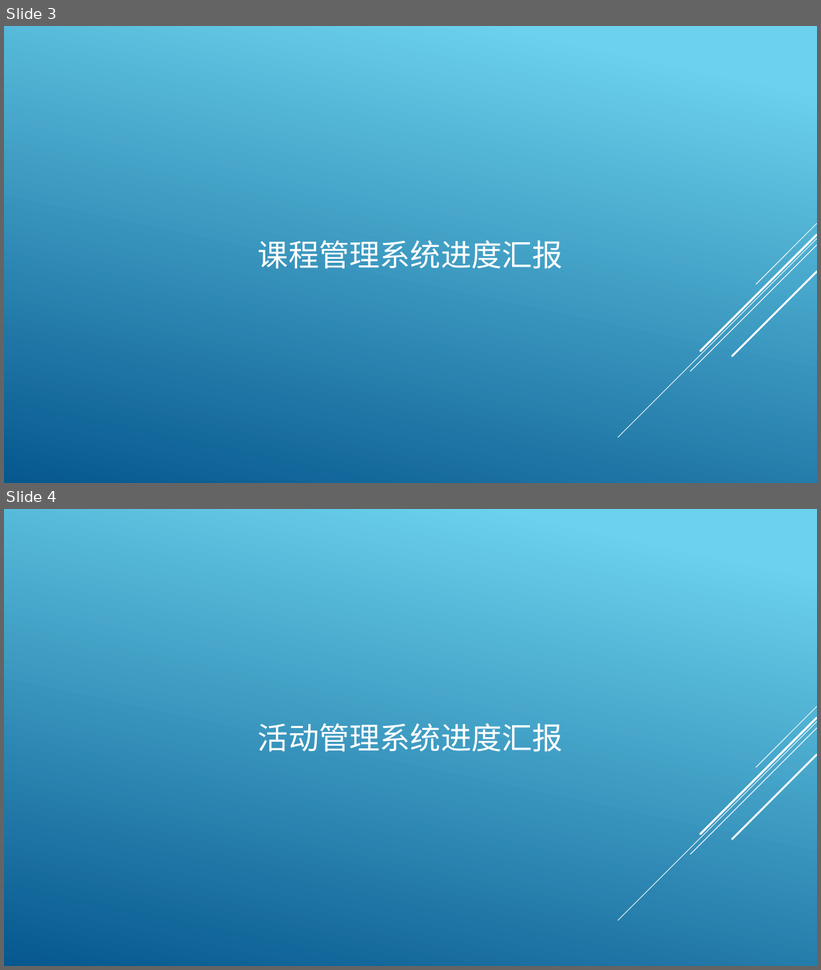
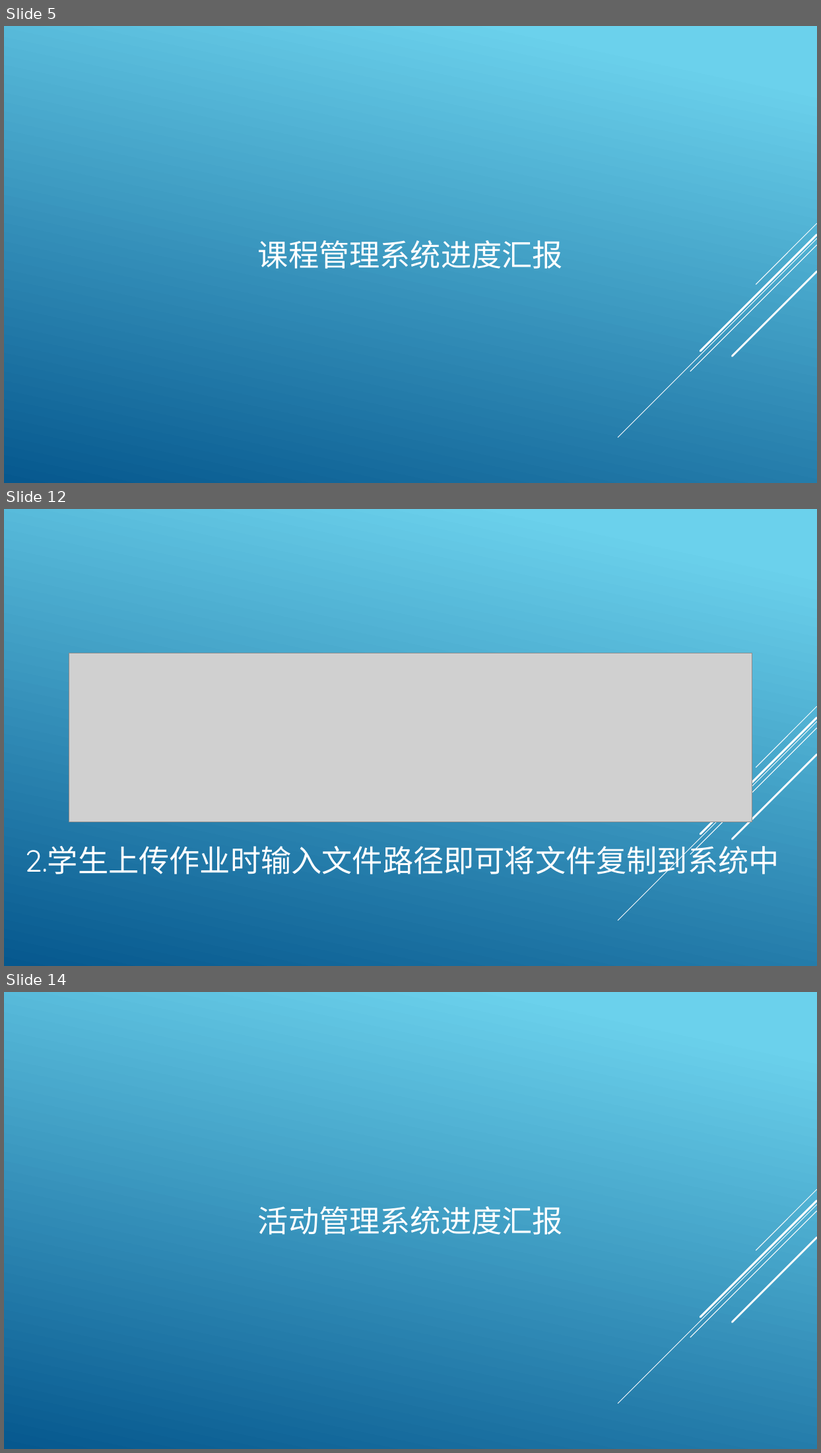
Before and after one commit to archester-250/Course_Auxiliary_System, a slide deck: report/Mid-term check.pptx. Shown one above the other, each under a label of ours: slides 3 and 4 before the commit, slides 5, 12 and 14 after it; the slides between them are not shown. The pictures are 821x970 and 821x1453 pixels, drawn with LibreOffice and Linux fonts; fonts in the diff are those of the drawing; grey boxes stand for pictures. Boxes give left, top, right and bottom in pixels: in the first picture for what was removed or moved away, otherwise in the second. Text is boxed around its words. In the diff, an @@ line names an element or a change of style, - is before the commit and + after.

```diff
--- a/report/Mid-term check.pptx
+++ b/report/Mid-term check.pptx
@@ slide 12 added at [4,509,817,966], background gradient #6ED2EB to #06588E; not listed: 5 template elements that a slide beside it also shows @@
@@ picture added at [69,653,752,822] @@
@@ title added at [24,840,779,880], 36 pt, text #FFFFFF @@
+2.学生上传作业时输入文件路径即可将文件复制到系统中
@@ what was slide 3 is now slide 5 @@
@@ what was slide 4 is now slide 14 @@
```
Also in this commit, not shown: 10 other slides added, 8 other files.
